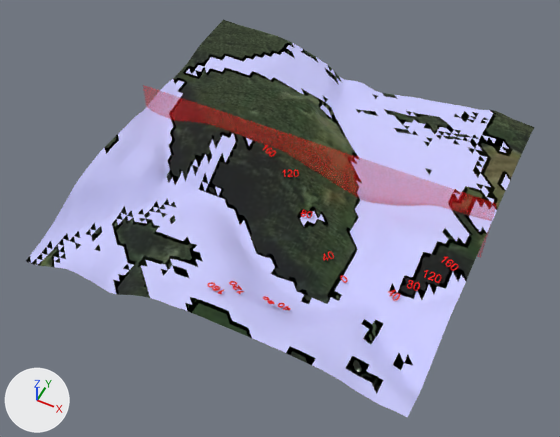
A saved change to the COLLADA model superficies/SaoJoseAusentes2.dae.
Both versions are drawn from a 50 mm camera at (1196.0, -2573.0, 2876.0) aimed at (-12.0, -158.0, -144.0). Arrows for +X, +Y and +Z are at lower left; the lights stay in place. Where no turn or scale is listed for an object, it has been applied to the vertices. Vertices at the same position are counted once.

Objects in the first picture: 'SketchUp', 'instance_0', 'instance_11', 'instance_12', 'instance_2', 'instance_5', 'instance_8'.
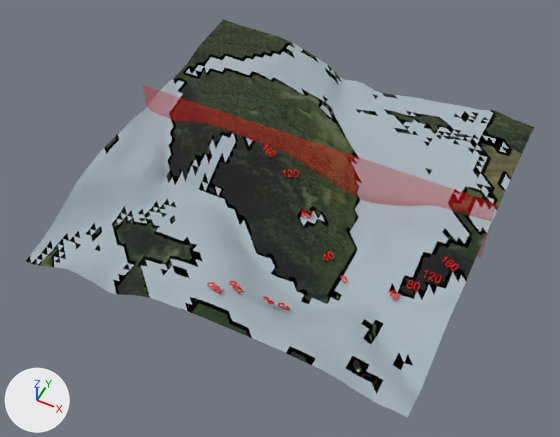
Location of each change, [x1, y1, x2, y2] in pixels of the pictures (560 x 437 px):
'SketchUp', recoloured (blue to grey): [27, 42, 512, 417] in both
'instance_0', deleted: before [229, 281, 244, 294]
'instance_12', deleted: before [207, 282, 224, 294]
'instance_11', deleted: before [424, 270, 441, 283]
'instance_2', deleted: before [389, 290, 400, 301]
'instance_5', deleted: before [278, 303, 290, 310]
'instance_8', deleted: before [301, 210, 312, 218]
part 1 of me_sketchup, built on: before [213, 238, 304, 281]; after [207, 145, 458, 310]

Patch to the scene script:
```diff
--- a/superficies/SaoJoseAusentes2.dae.py
+++ b/superficies/SaoJoseAusentes2.dae.py
@@ mat_material @@
 mat_material = principled_material('material')
-mat_material.base_color = (0.604, 0.604, 1.0)  # blue #ccccff
+mat_material.base_color = (0.371, 0.445, 0.497)  # grey #a4b2bb
 mat_material.roughness = 0.9
@@ me_sketchup @@
 # used by ob_sketchup; location = (0.0, 0.0, 0.0)
-me_sketchup.from_pydata(...)  # 6570 vertices, 12658 faces; spans x -1003.0..1003.0, y -1002.0..1002.0, z -225.0..180.0
+me_sketchup.from_pydata(...)  # 9812 vertices, 19118 faces; spans x -1003.0..1003.0, y -1002.0..1002.0, z -225.0..180.0
+# me_sketchup part 1: 4 vertices moved within x -162.0..238.0, y -514.0..-477.0, z -100.0..-40.0; 3242 vertices added at x -234.0..938.0, y -854.0..114.0, z -108.0..81.0
 me_sketchup.materials.append(mat_location_snapshot)
@@ me_sketchup @@
 me_sketchup.materials.append(mat_color_a05)
+me_sketchup.materials.append(mat_color_a05_1)  # red #ff0000
@@ ob_instance_0 @@
-ob_instance_0 = bpy.data.objects.new('instance_0', me_instance_0)
-ob_instance_0.location = (118.0, -770.0, 16.0)
@@ ob_instance_2 @@
-ob_instance_2 = bpy.data.objects.new('instance_2', me_instance_2)
-ob_instance_2.location = (676.0, -418.0, -67.0)
@@ ob_instance_5 @@
-ob_instance_5 = bpy.data.objects.new('instance_5', me_instance_5)
-ob_instance_5.location = (317.0, -699.0, -62.0)
@@ ob_instance_8 @@
-ob_instance_8 = bpy.data.objects.new('instance_8', me_instance_8)
-ob_instance_8.location = (118.0, -195.0, -25.0)
@@ ob_instance_11 @@
-ob_instance_11 = bpy.data.objects.new('instance_11', me_instance_11)
-ob_instance_11.location = (795.0, -313.0, 13.0)
@@ ob_instance_12 @@
-ob_instance_12 = bpy.data.objects.new('instance_12', me_instance_12)
-ob_instance_12.location = (53.0, -822.0, 55.0)
```
